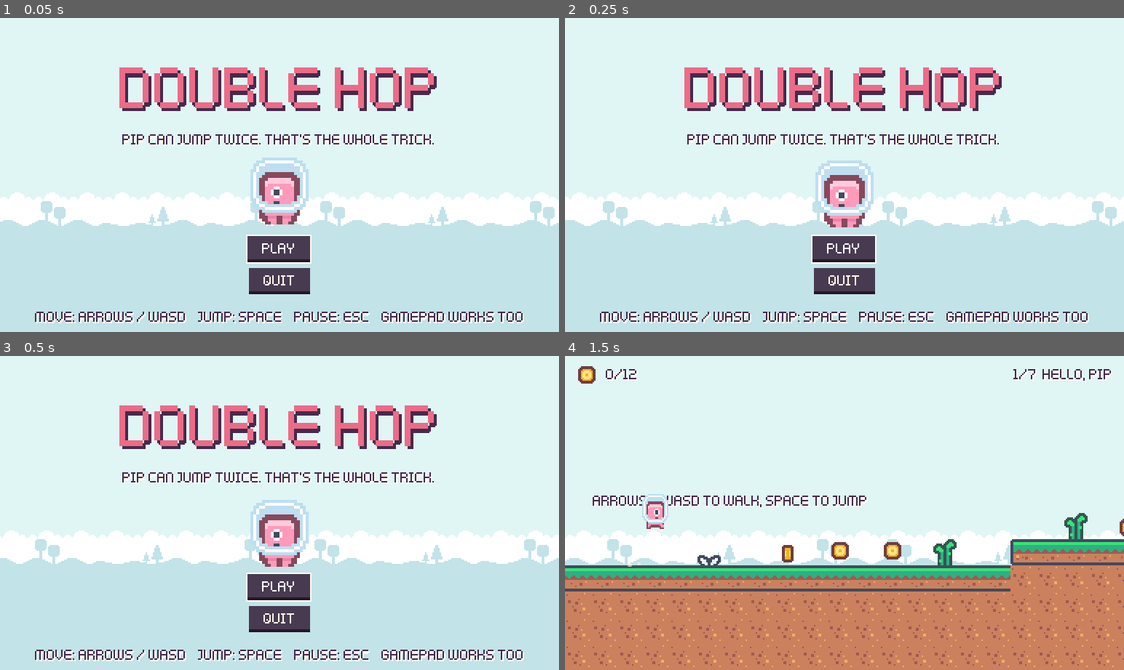
Above: before the commit, frames 1-4 (two rows, left to right).
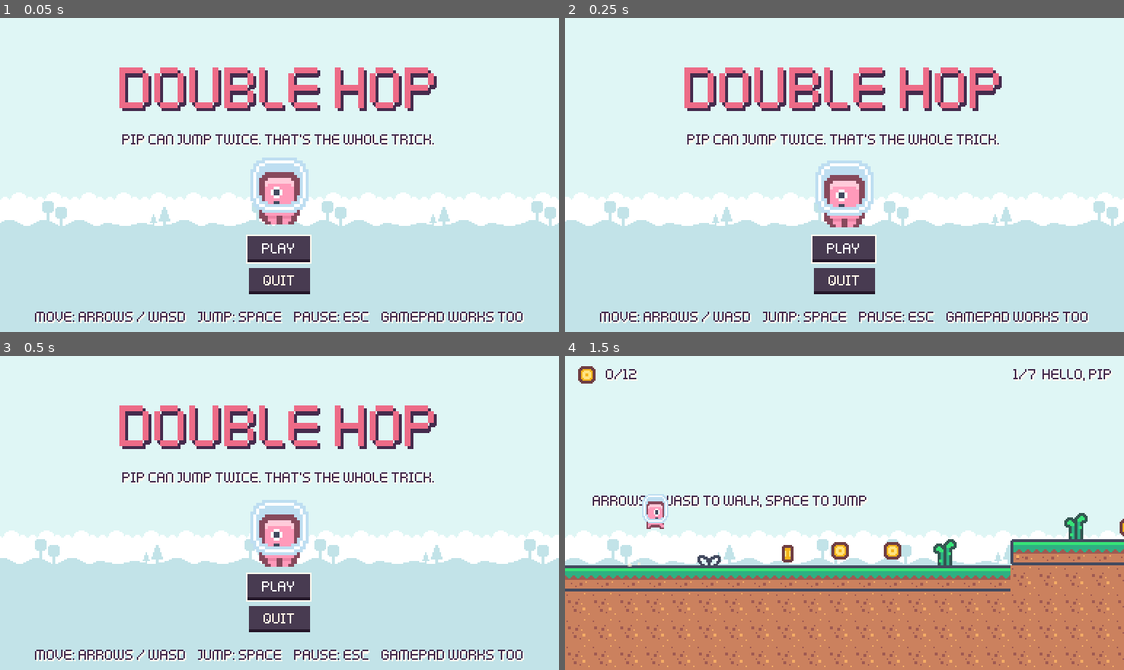
Above: after the commit, the same moments.

Repository: Unwin41/double-hop
Game: Godot game, scene res://scenes/ui/title.tscn
The game is run twice, just before and just after one commit, with the same random seed, the same clock (stepped at 60 frames per second) and the same inputs. Sound files missing from this copy of the repository are replaced by a short silence.
Inputs (mouse positions are in pixels of both pictures, inside the frame that each line leads up to):
- Up to frame 1 (0.05 s): no input
- Up to frame 2 (0.25 s): no input
- Up to frame 3 (0.5 s): no input
- Up to frame 4 (1.5 s): click "Play" at 0.5 s; move the mouse to (967, 497) at 1.27 s; hold Right (move_right) from 1.28 s (still down); tap Z at 1.35 s

The runs differ from the first frame. In frame 1, 0.7% of the frame differs, in the area x 0-100%, y 55-67%; in frame 2, 0.7%; in frame 3, nothing differs; in frame 4, nothing differs.

Commit message:
fix: repeat background band until it covers the screen width
A short band pattern (5 tiles = 120 px) left Parallax2D's copies short of
the right edge.

Co-Authored-By: Claude Opus 5.5 <noreply@anthropic.com>

Diff:
--- a/scripts/background.gd
+++ b/scripts/background.gd
@@ -28,19 +28,24 @@
 	repeat_times = 3
 
 
-## One full repeat of the theme's band pattern, as tall as the screen.
+## The theme's band pattern, as tall as the screen. The pattern is repeated
+## until the strip is at least as wide as the screen; a short pattern (5 tiles
+## = 120 px) would otherwise leave Parallax2D's copies short of the right edge.
 func _build_strip() -> ImageTexture:
 	var theme: Dictionary = THEMES[theme_index]
 	var band: Array = theme["band"]
 	var band_row := SCREEN_ROWS - BOTTOM_ROWS - 1
 	var sheet := BG_TEXTURE.get_image()
 	sheet.convert(Image.FORMAT_RGBA8)
-	var image := Image.create_empty(band.size() * TILE, SCREEN_ROWS * TILE, false, Image.FORMAT_RGBA8)
-	for c in band.size():
+	var screen_width: int = ProjectSettings.get_setting("display/window/size/viewport_width")
+	var pattern_width: int = band.size() * TILE
+	var columns: int = band.size() * ceili(float(screen_width) / pattern_width)
+	var image := Image.create_empty(columns * TILE, SCREEN_ROWS * TILE, false, Image.FORMAT_RGBA8)
+	for c in columns:
 		for r in SCREEN_ROWS:
 			var tile_id: int = theme["top"]
 			if r == band_row:
-				tile_id = band[c]
+				tile_id = band[c % band.size()]
 			elif r > band_row:
 				tile_id = theme["bottom"]
 			var src := Rect2i((tile_id % SHEET_COLUMNS) * TILE, (tile_id / SHEET_COLUMNS) * TILE, TILE, TILE)
